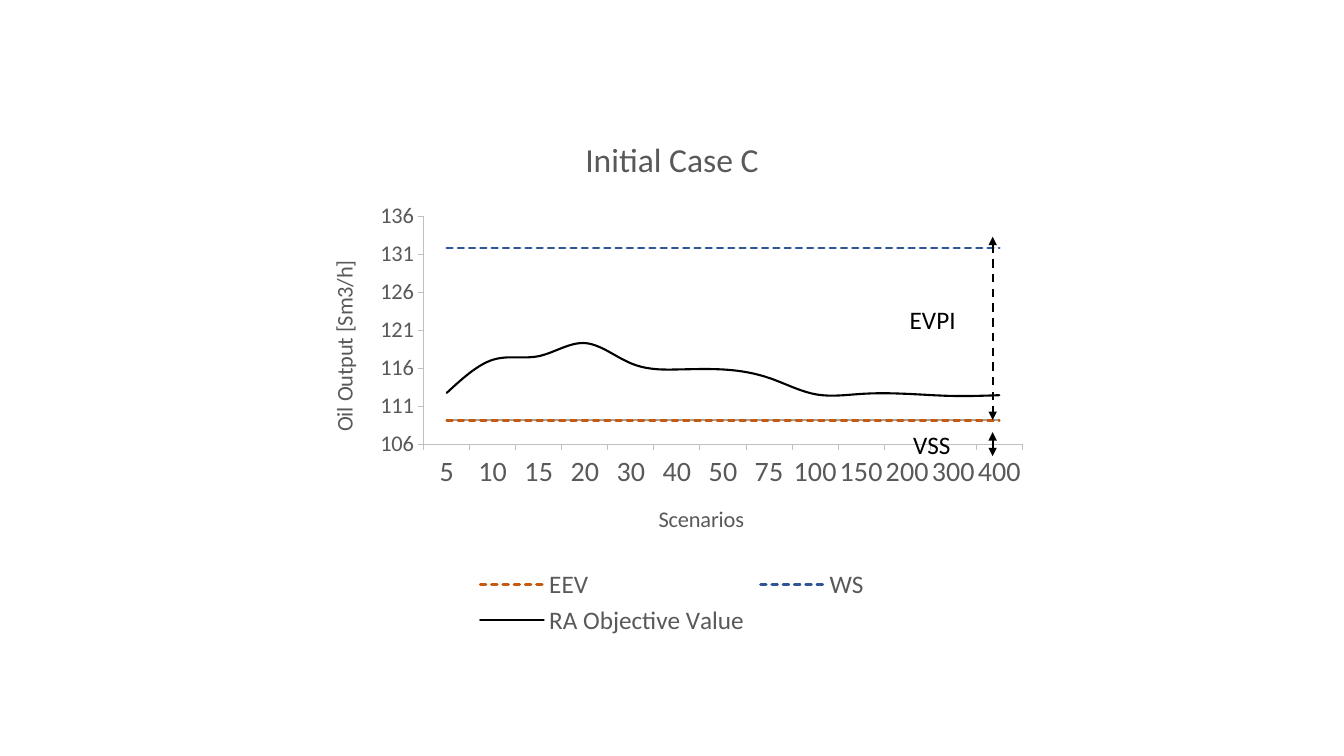
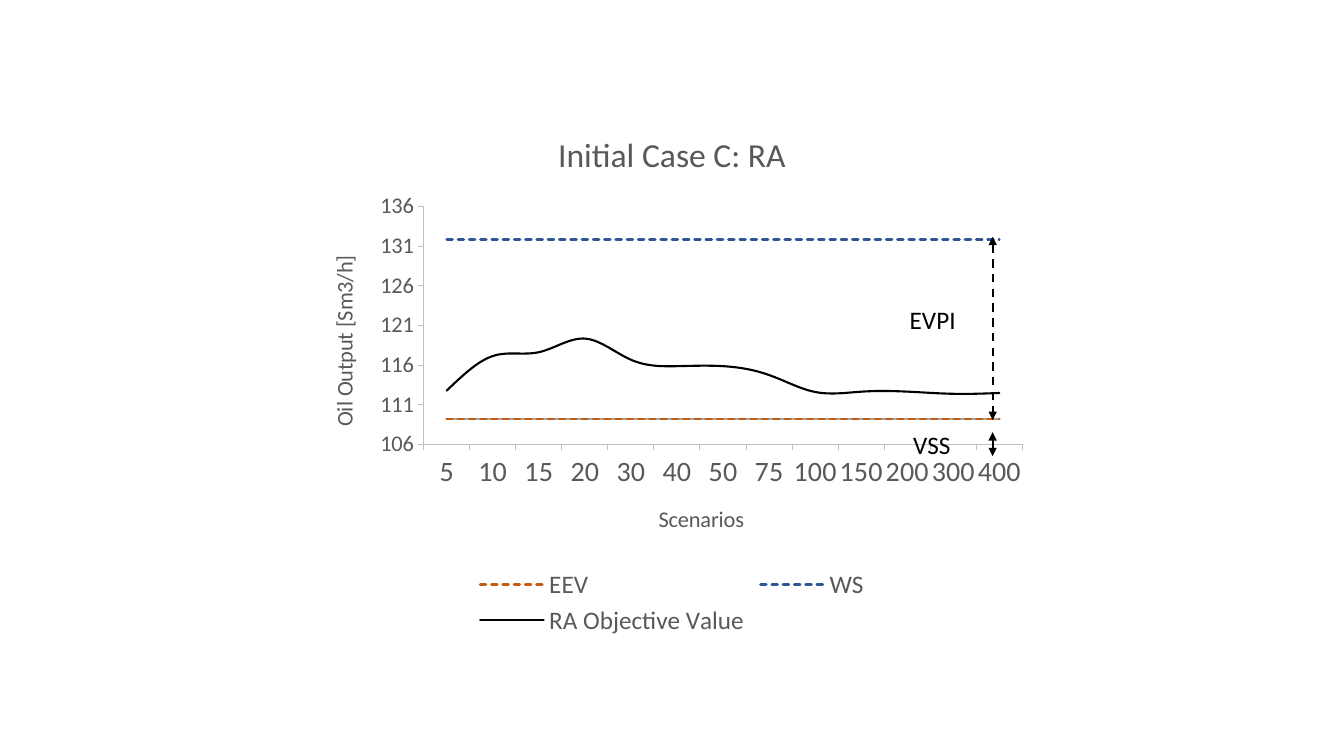
Before and after one commit to bendiw/OilOpt, a slide deck: slide 3 of results/robust_recourse_iterative/Main workbooks/Results Comparison Plots.pptx. Drawn at 1344x756 pixels with LibreOffice and Linux fonts; fonts in the diff are those of the drawing. Boxes give left, top, right and bottom in pixels: in the first picture for what was removed or moved away, otherwise in the second. Text is boxed around its words. In the diff, an @@ line names an element or a change of style, - is before the commit and + after.

```diff
--- a/results/robust_recourse_iterative/Main workbooks/Results Comparison Plots.pptx
+++ b/results/robust_recourse_iterative/Main workbooks/Results Comparison Plots.pptx
@@ line chart at (x1=308, y1=116, x2=1037, y2=641) @@
@@ title "Initial Case C " to "Initial Case C: RA " @@
```
Also in this commit, not shown: 1 other slide changed, 8 other files.
